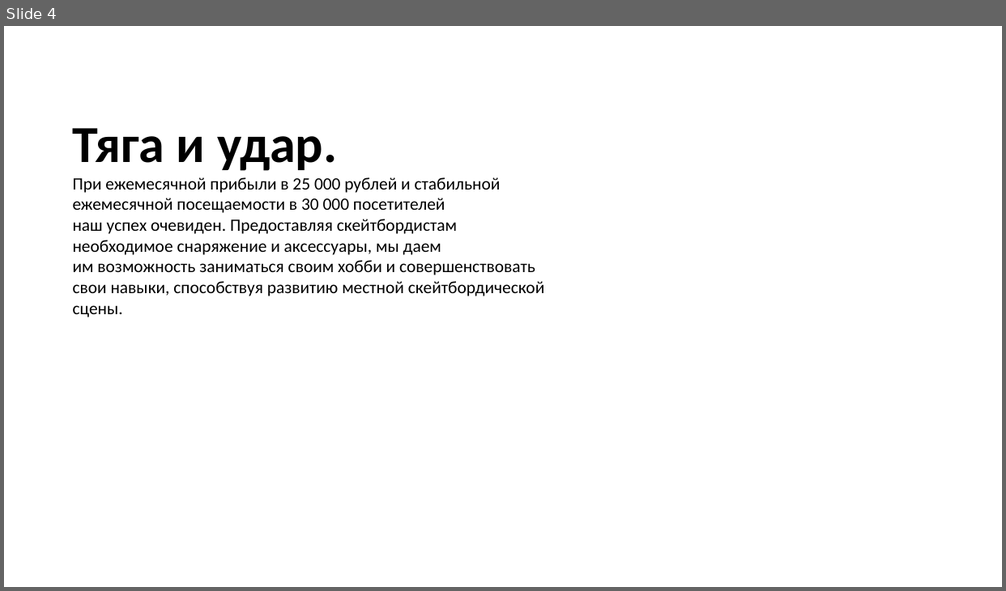
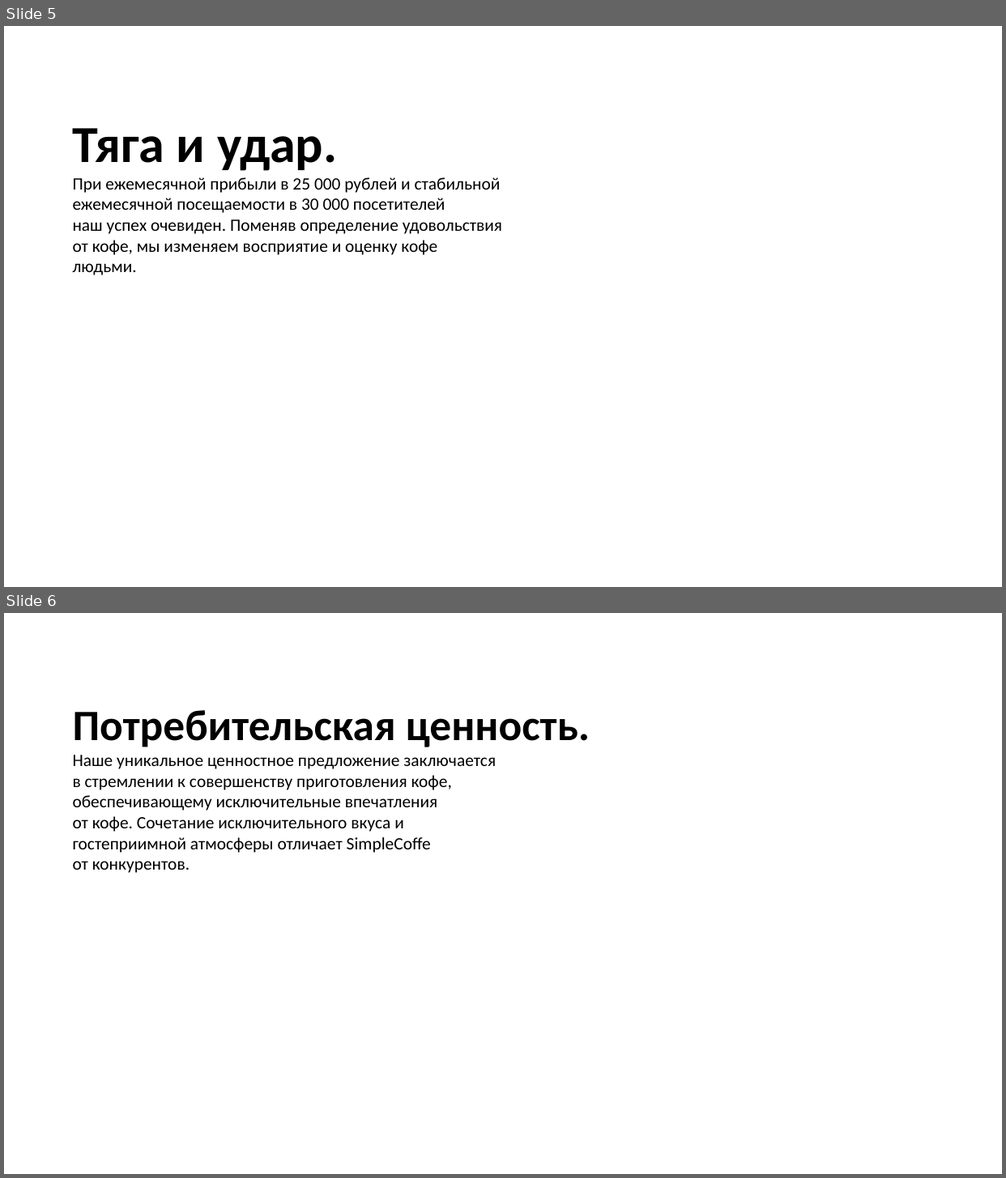
Before and after one commit to danila-zol/simpleslides, a slide deck: gen/test2.pptx. Shown one above the other, each under a label of ours: slide 4 before the commit, slides 5 and 6 after it. The pictures are 1006x591 and 1006x1178 pixels, drawn with LibreOffice and Linux fonts; fonts in the diff are those of the drawing. Boxes give left, top, right and bottom in pixels: in the first picture for what was removed or moved away, otherwise in the second. Text is boxed around its words. In the diff, an @@ line names an element or a change of style, - is before the commit and + after.

```diff
--- a/gen/test2.pptx
+++ b/gen/test2.pptx
@@ slide 6 added at [4,613,1002,1174], background #FFFFFF @@
@@ text added at [73,710,590,873], 20 pt, text #000000 @@
+Потребительская ценность.
+Наше уникальное ценностное предложение заключается
+в стремлении к совершенству приготовления кофе,
+обеспечивающему исключительные впечатления
+от кофе. Сочетание исключительного вкуса и
+гостеприимной атмосферы отличает SimpleCoffe
+от конкурентов.
@@ what was slide 4 is now slide 5 @@
@@ slide 5 changed as well @@
@@ text at [73,177,502,275]: text changed @@
-При ежемесячной прибыли в 25 000 рублей и стабильной
-ежемесячной посещаемости в 30 000 посетителей
-наш успех очевиден. Предоставляя скейтбордистам
-необходимое снаряжение и аксессуары, мы даем
-им возможность заниматься своим хобби и совершенствовать
-свои навыки, способствуя развитию местной скейтбордической
-сцены.
+При ежемесячной прибыли в 25 000 рублей и стабильной
+ежемесячной посещаемости в 30 000 посетителей
+наш успех очевиден. Поменяв определение удовольствия
+от кофе, мы изменяем восприятие и оценку кофе
+людьми.
```
Also in this commit, not shown: 8 other slides changed, 1 other slide added, 1 slide removed, 3 other files.
